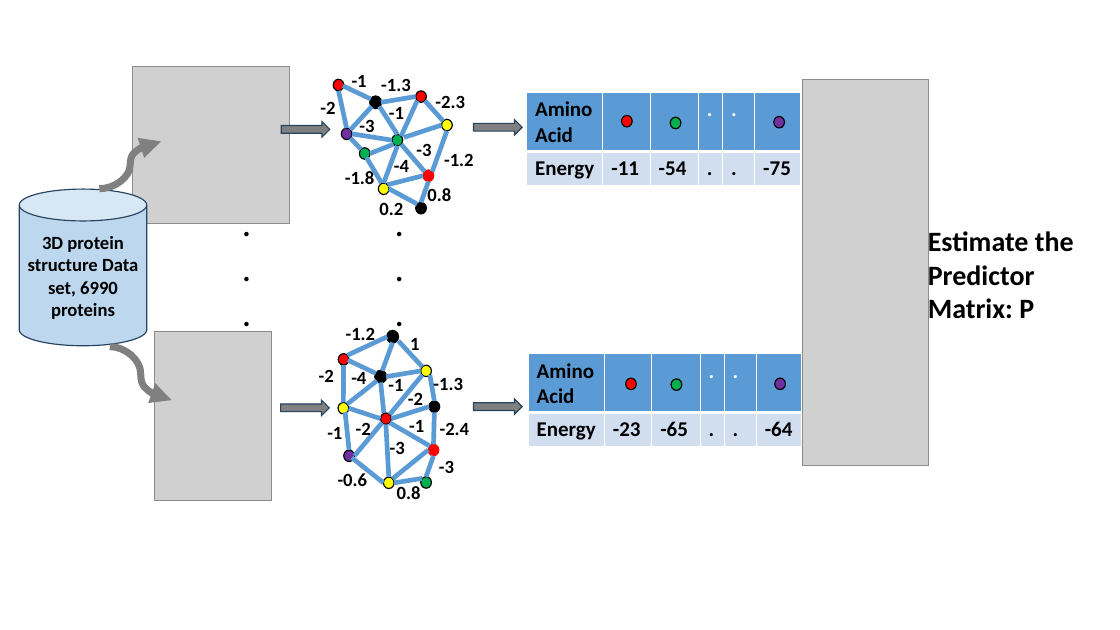
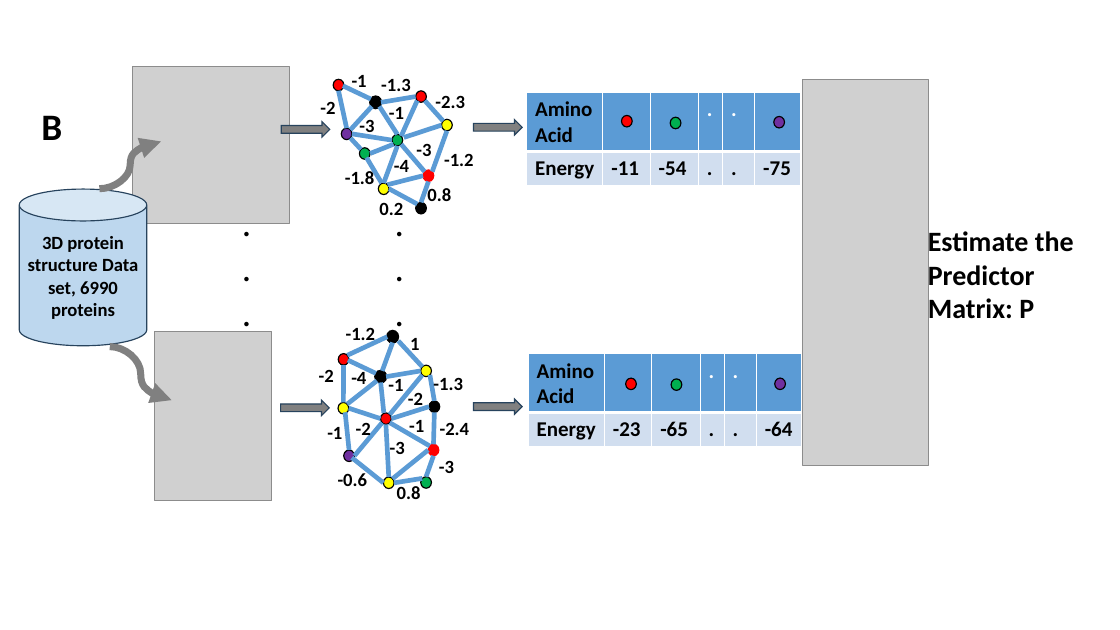
Before and after one commit to mirzaie-mehdi/ProteinEnergyProfileSimilarity, a slide deck: slide 2 of manuscript/Revised/Final_Figure/Fig1.pptx. Drawn at 1120x630 pixels with LibreOffice and Linux fonts; fonts in the diff are those of the drawing; grey boxes stand for pictures. Boxes give left, top, right and bottom in pixels: in the first picture for what was removed or moved away, otherwise in the second. Text is boxed around its words. In the diff, an @@ line names an element or a change of style, - is before the commit and + after.

```diff
--- a/manuscript/Revised/Final_Figure/Fig1.pptx
+++ b/manuscript/Revised/Final_Figure/Fig1.pptx
@@ text added at <box>41,115,62,140</box>, 32 pt, text #000000, bold @@
+B
```
Also in this commit, not shown: 2 other slides changed, 6 other files.
